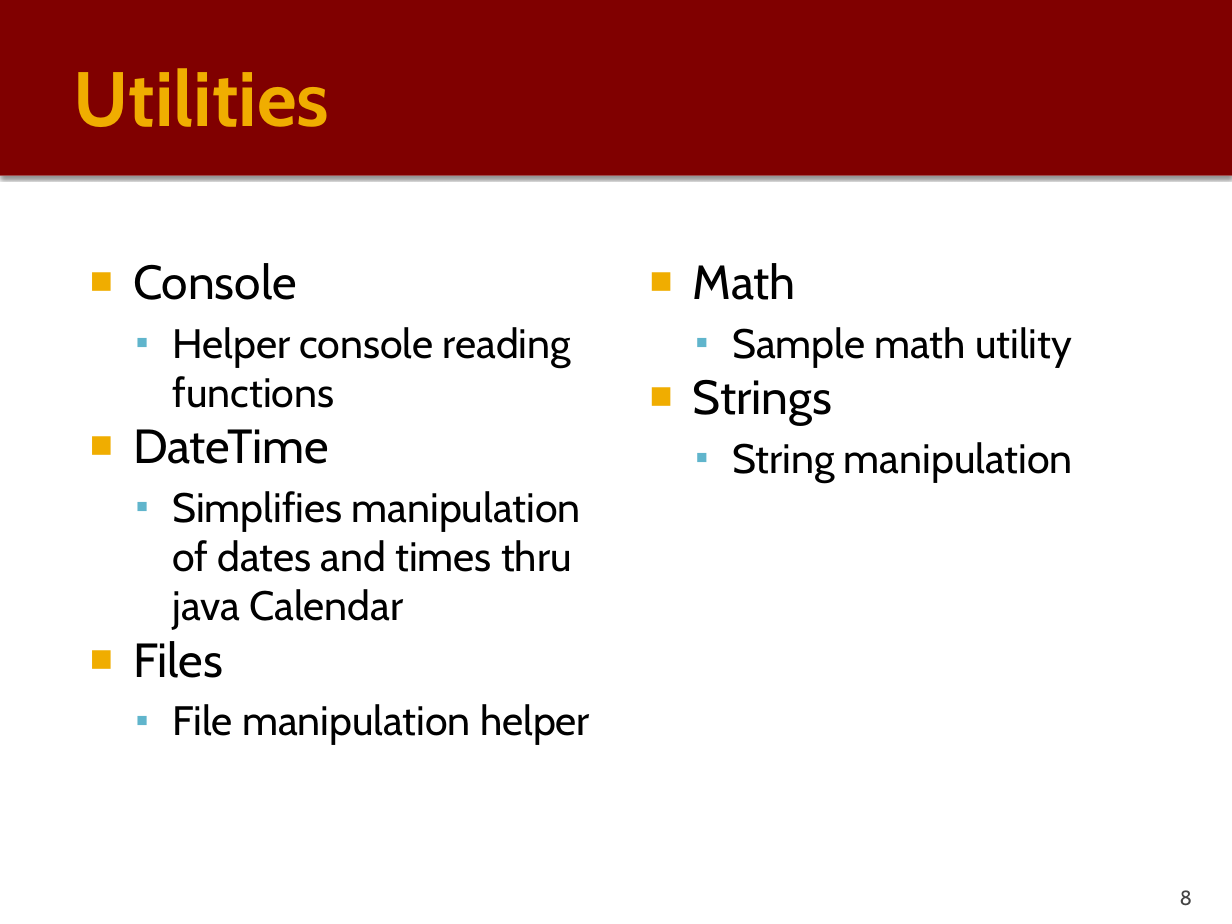
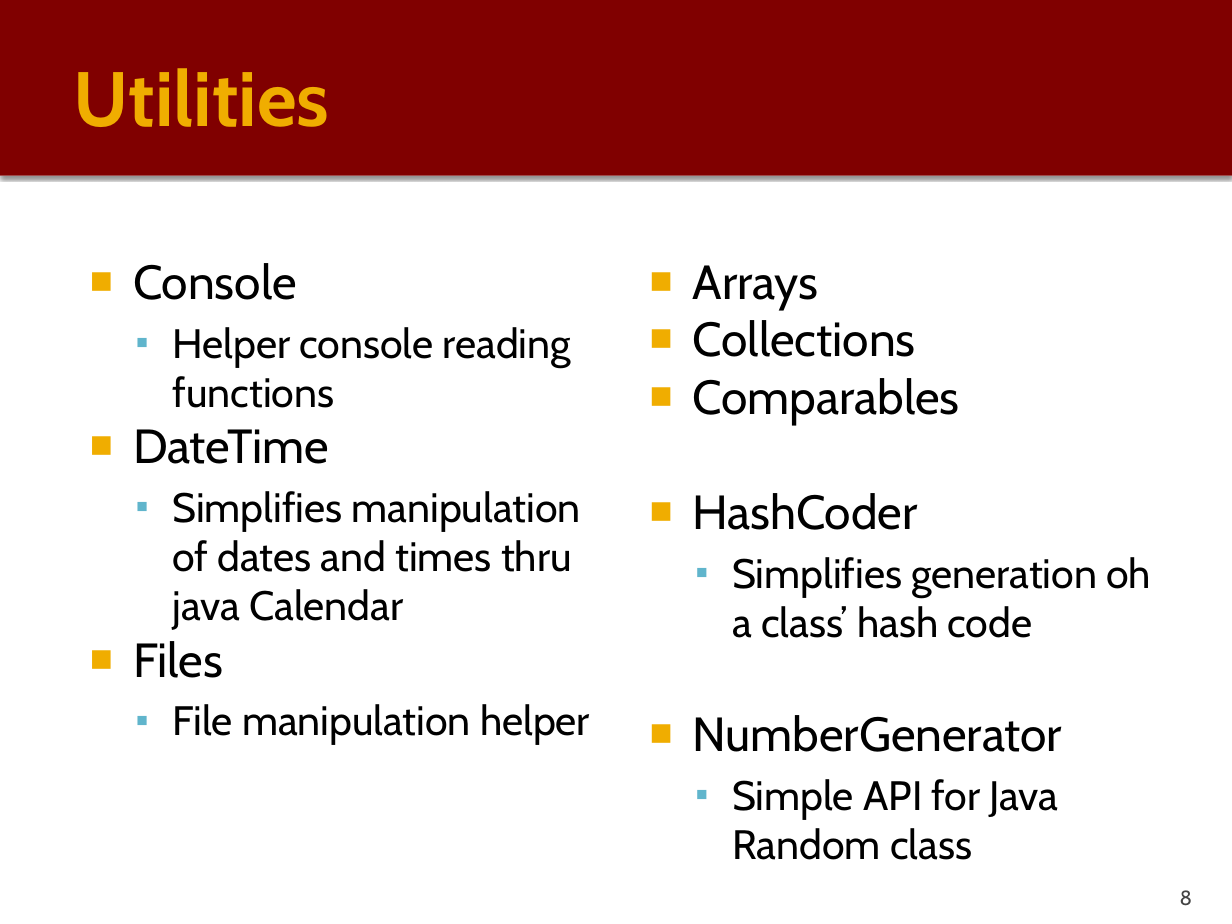
Before and after one commit to PauloGandraSousa/eapliframework, a slide deck: slide 8 of documentation/eapli.framework-Tech-Description.pptx. Drawn at 1232x924 pixels with LibreOffice and Linux fonts; fonts in the diff are those of the drawing. Boxes give left, top, right and bottom in pixels: in the first picture for what was removed or moved away, otherwise in the second. Text is boxed around its words. In the diff, an @@ line names an element or a change of style, - is before the commit and + after.

```diff
--- a/documentation/eapli.framework-Tech-Description.pptx
+++ b/documentation/eapli.framework-Tech-Description.pptx
@@ text at [693, 265, 1151, 860]: text changed @@
-■ Math
-  ▪ Sample math utility
-■ Strings
-  ▪ String manipulation
+■ Arrays
+■ Collections
+■ Comparables
+■ HashCoder
+  ▪ Simplifies generation oh a class’ hash code
+■ NumberGenerator
+  ▪ Simple API for Java Random class
```
Also in this commit, not shown: 4 other slides changed, 1 slide added, 2 other files.
